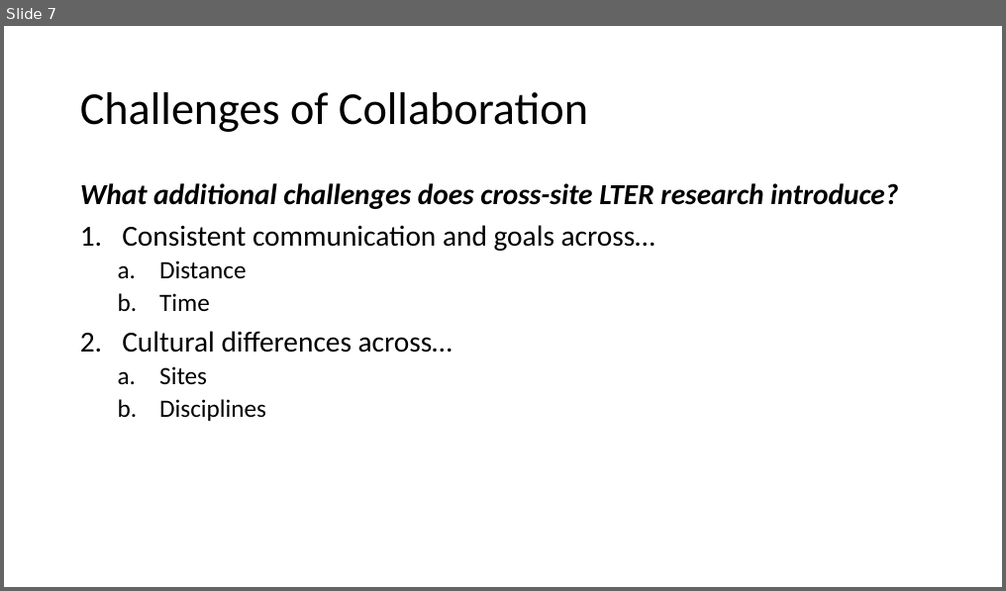
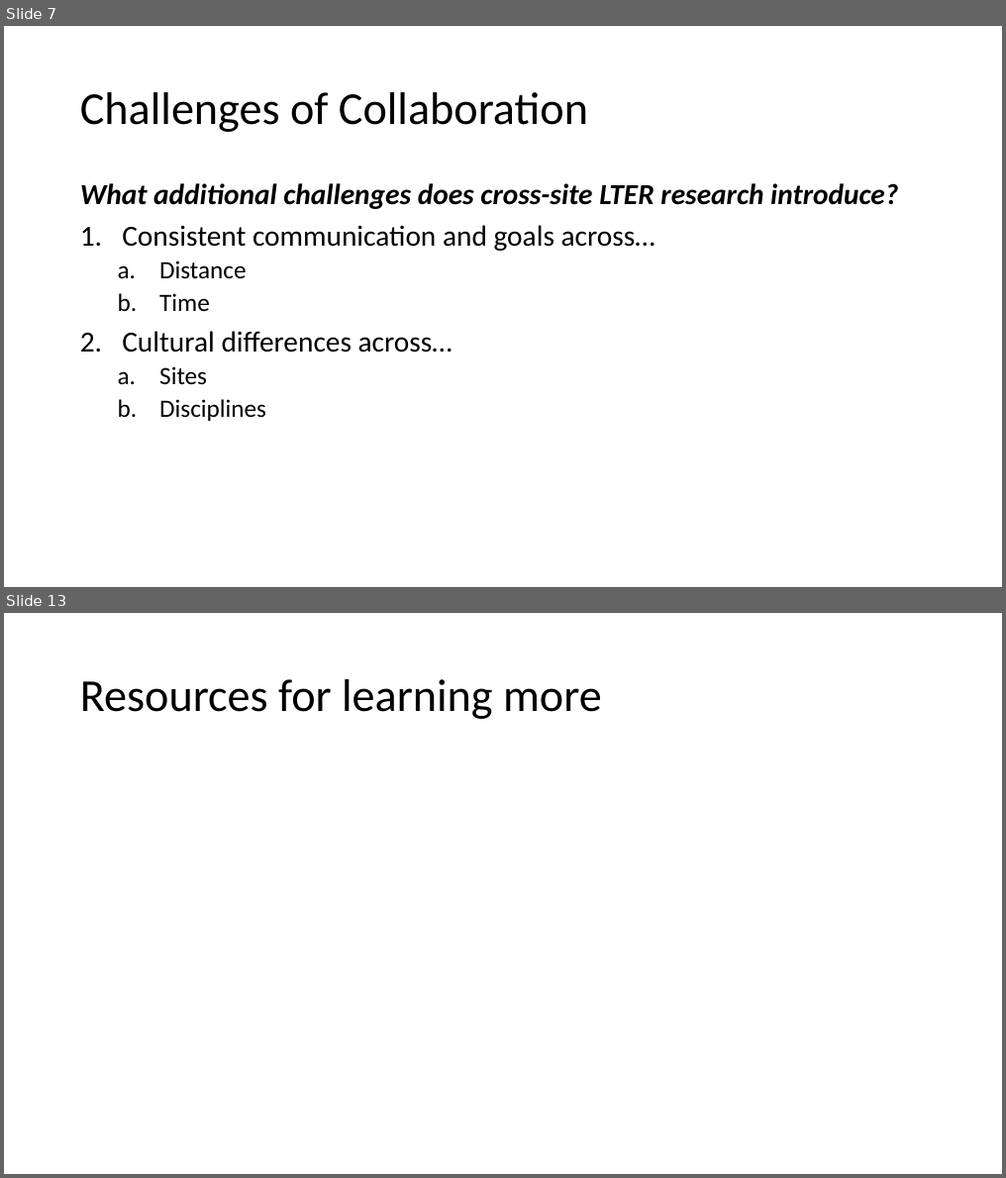
Before and after one commit to ReproducibleQM/n_commandments, a slide deck: pres_deck.pptx. Shown one above the other, each under a label of ours: slide 7 before the commit, slides 7 and 13 after it; the slides between them are not shown. The pictures are 1006x591 and 1006x1178 pixels, drawn with LibreOffice and Linux fonts; fonts in the diff are those of the drawing. Boxes give left, top, right and bottom in pixels: in the first picture for what was removed or moved away, otherwise in the second. Text is boxed around its words. In the diff, an @@ line names an element or a change of style, - is before the commit and + after.

```diff
--- a/pres_deck.pptx
+++ b/pres_deck.pptx
@@ slide 13 added at box(4, 613, 1002, 1174), background #FFFFFF @@
@@ title added at box(80, 679, 602, 719), 44 pt, text #000000 @@
+Resources for learning more
```
Also in this commit, not shown: 5 other slides added.
